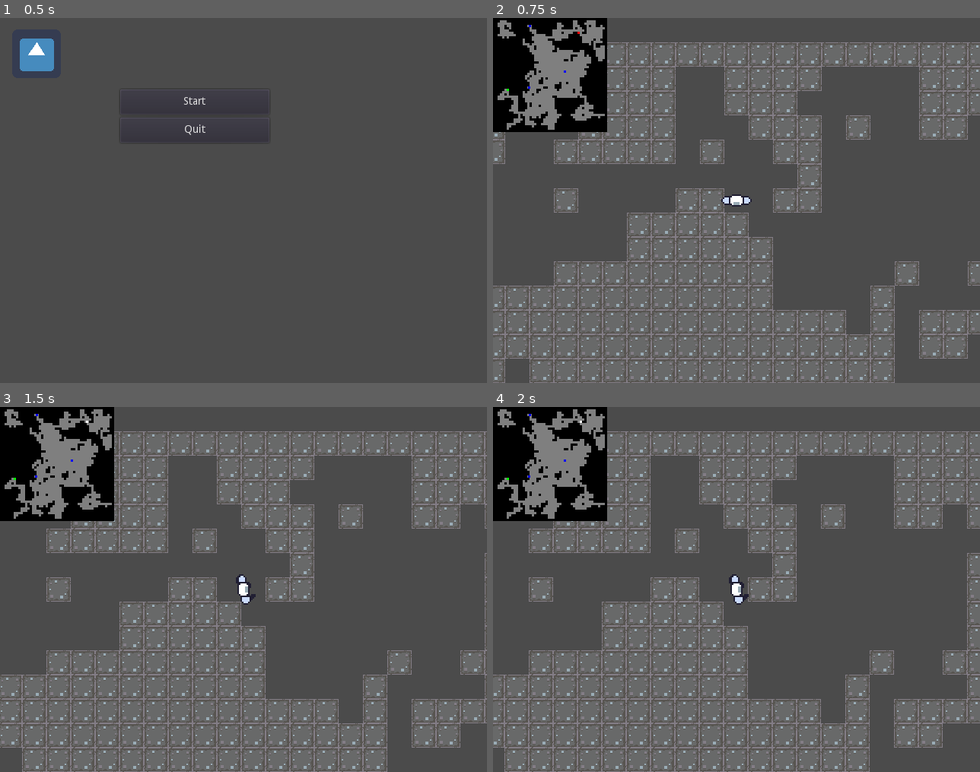
Above: before the commit, frames 1-4 (two rows, left to right).
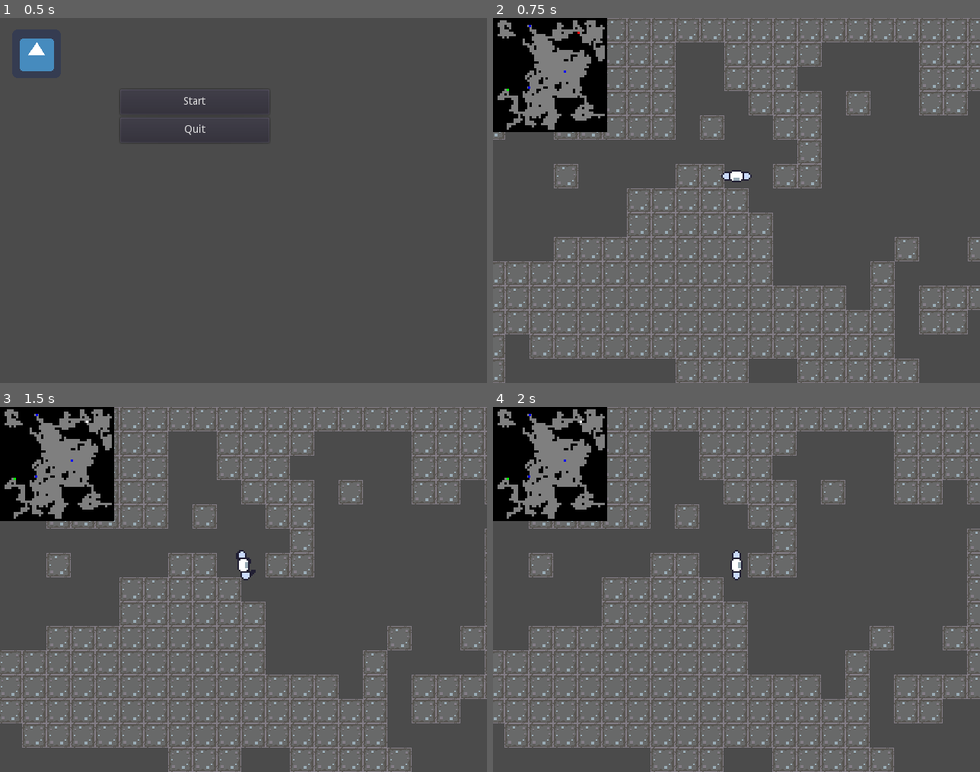
Above: after the commit, the same moments.

Repository: svntax/LD41-C2IG
Game: Godot game, scene res://Scenes/main_menu.tscn
The game is run twice, just before and just after one commit, with the same random seed, the same clock (stepped at 60 frames per second) and the same inputs. The engine's default icon, where the game draws it, is replaced by a stand-in: a white triangle on a blue panel in a dark square.
Inputs:
- Up to frame 1 (0.5 s): no input
- Up to frame 2 (0.75 s): click "Start" at 0.5 s
- Up to frame 3 (1.5 s): tap Enter at 1.25 s; hold D (STEER_RIGHT) from 1.28 s (still down); tap Space (RIDE_VEHICLE) at 1.35 s
- Up to frame 4 (2 s): keep holding D (STEER_RIGHT)

Frame 1 is identical in both runs. In frame 2, 19% of the frame differs, in the area x 0-100%, y 0-100%; in frame 3, 20%; in frame 4, 20%.

Commit message:
Sound effects and WIP level progression

Diff:
--- /dev/null
+++ b/Scenes/finish_level_ui.tscn
@@ -0,0 +1,91 @@
+[gd_scene load_steps=2 format=2]
+
+[ext_resource path="res://Scripts/finish_level_controls.gd" type="Script" id=1]
+
+[node name="FinishLevelUI" type="VBoxContainer"]
+
+pause_mode = 2
+anchor_left = 0.0
+anchor_top = 0.0
+anchor_right = 0.0
+anchor_bottom = 0.0
+margin_right = 40.0
+margin_bottom = 40.0
+rect_pivot_offset = Vector2( 0, 0 )
+rect_clip_content = false
+mouse_filter = 1
+mouse_default_cursor_shape = 0
+size_flags_horizontal = 1
+size_flags_vertical = 3
+alignment = 0
+script = ExtResource( 1 )
+_sections_unfolded = [ "Pause", "Rect", "Size Flags" ]
+
+[node name="ScoresLabel" type="Label" parent="." index="0"]
+
+anchor_left = 0.0
+anchor_top = 0.0
+anchor_right = 0.0
+anchor_bottom = 0.0
+margin_right = 135.0
+margin_bottom = 14.0
+rect_pivot_offset = Vector2( 0, 0 )
+rect_clip_content = false
+mouse_filter = 2
+mouse_default_cursor_shape = 0
+size_flags_horizontal = 1
+size_flags_vertical = 4
+text = "You reached the exit!"
+align = 1
+valign = 1
+percent_visible = 1.0
+lines_skipped = 0
+max_lines_visible = -1
+
+[node name="TimeLabel" type="Label" parent="." index="1"]
+
+anchor_left = 0.0
+anchor_top = 0.0
+anchor_right = 0.0
+anchor_bottom = 0.0
+margin_top = 18.0
+margin_right = 135.0
+margin_bottom = 32.0
+rect_pivot_offset = Vector2( 0, 0 )
+rect_clip_content = false
+mouse_filter = 2
+mouse_default_cursor_shape = 0
+size_flags_horizontal = 1
+size_flags_vertical = 4
+text = "Time taken:"
+align = 1
+percent_visible = 1.0
+lines_skipped = 0
+max_lines_visible = -1
+
+[node name="NextButton" type="Button" parent="." index="2"]
+
+anchor_left = 0.0
+anchor_top = 0.0
+anchor_right = 0.0
+anchor_bottom = 0.0
+margin_top = 36.0
+margin_right = 135.0
+margin_bottom = 56.0
+rect_pivot_offset = Vector2( 0, 0 )
+rect_clip_content = false
+focus_mode = 2
+mouse_filter = 0
+mouse_default_cursor_shape = 0
+size_flags_horizontal = 3
+size_flags_vertical = 3
+toggle_mode = false
+enabled_focus_mode = 2
+shortcut = null
+group = null
+text = "Go to next level"
+flat = false
+align = 1
+_sections_unfolded = [ "Size Flags", "custom_styles" ]
+
+[connection signal="pressed" from="NextButton" to="." method="_on_NextButton_pressed"]
--- a/Scenes/gameplay.tscn
+++ b/Scenes/gameplay.tscn
@@ -1,13 +1,14 @@
-[gd_scene load_steps=7 format=2]
+[gd_scene load_steps=8 format=2]
 
 [ext_resource path="res://Scenes/Terrain.tscn" type="PackedScene" id=1]
 [ext_resource path="res://Scenes/player.tscn" type="PackedScene" id=2]
 [ext_resource path="res://Scenes/pause_menu_ui.tscn" type="PackedScene" id=3]
 [ext_resource path="res://Scripts/minimap_view.gd" type="Script" id=4]
-[ext_resource path="res://Scenes/exit_object.tscn" type="PackedScene" id=5]
-[ext_resource path="res://Scenes/enemy.tscn" type="PackedScene" id=6]
+[ext_resource path="res://Scenes/finish_level_ui.tscn" type="PackedScene" id=5]
+[ext_resource path="res://Scenes/exit_object.tscn" type="PackedScene" id=6]
+[ext_resource path="res://Scenes/enemy.tscn" type="PackedScene" id=7]
 
-[node name="Game" type="Node2D" index="0"]
+[node name="Game" type="Node2D"]
 
 [node name="TerrainGenerator" parent="." index="0" instance=ExtResource( 1 )]
 
@@ -44,11 +45,19 @@
 one_shot = false
 autostart = true
 
-[node name="ExitArea" parent="." index="3" instance=ExtResource( 5 )]
+[node name="FinishLevelUI" parent="CanvasLayer" index="2" instance=ExtResource( 5 )]
+
+visible = false
+margin_left = 253.0
+margin_top = 120.0
+margin_right = 388.0
+margin_bottom = 160.0
+
+[node name="ExitArea" parent="." index="3" instance=ExtResource( 6 )]
 
 position = Vector2( 273.001, 208.001 )
 
-[node name="EnemyRoot" parent="." index="4" instance=ExtResource( 6 )]
+[node name="EnemyRoot" parent="." index="4" instance=ExtResource( 7 )]
 
 position = Vector2( 555.085, 424.121 )
 
--- /dev/null
+++ b/Scenes/globals.tscn
@@ -0,0 +1,7 @@
+[gd_scene load_steps=2 format=2]
+
+[ext_resource path="res://Scripts/globals.gd" type="Script" id=1]
+
+[node name="Globals" type="Node"]
+
+script = ExtResource( 1 )
--- a/Scenes/main_menu.tscn
+++ b/Scenes/main_menu.tscn
@@ -3,7 +3,7 @@
 [ext_resource path="res://Scenes/main_menu_ui.tscn" type="PackedScene" id=1]
 [ext_resource path="res://icon.png" type="Texture" id=2]
 
-[node name="MainMenu" type="Node"]
+[node name="MainMenu" type="Node" index="0"]
 
 [node name="MainMenuUI" parent="." index="0" instance=ExtResource( 1 )]
 
--- a/Scenes/main_menu_ui.tscn
+++ b/Scenes/main_menu_ui.tscn
@@ -4,6 +4,7 @@
 
 [node name="MainMenuUI" type="VBoxContainer"]
 
+pause_mode = 2
 anchor_left = 0.0
 anchor_top = 0.0
 anchor_right = 0.0
@@ -18,7 +19,7 @@
 size_flags_vertical = 3
 alignment = 0
 script = ExtResource( 1 )
-_sections_unfolded = [ "Size Flags" ]
+_sections_unfolded = [ "Pause", "Size Flags" ]
 
 [node name="StartButton" type="Button" parent="." index="0"]
 
--- a/Scenes/pause_menu_ui.tscn
+++ b/Scenes/pause_menu_ui.tscn
@@ -4,6 +4,7 @@
 
 [node name="PauseMenuUI" type="VBoxContainer"]
 
+pause_mode = 2
 anchor_left = 0.0
 anchor_top = 0.0
 anchor_right = 0.0
@@ -18,7 +19,7 @@
 size_flags_vertical = 3
 alignment = 0
 script = ExtResource( 1 )
-_sections_unfolded = [ "Rect", "Size Flags" ]
+_sections_unfolded = [ "Pause", "Rect", "Size Flags" ]
 
 [node name="StartButton" type="Button" parent="." index="0"]
 
--- a/Scenes/player.tscn
+++ b/Scenes/player.tscn
@@ -65,10 +65,10 @@
 rotating = false
 current = true
 zoom = Vector2( 1, 1 )
-limit_left = -10000000
-limit_top = -10000000
-limit_right = 10000000
-limit_bottom = 10000000
+limit_left = -16
+limit_top = -16
+limit_right = 2384
+limit_bottom = 2384
 limit_smoothed = false
 drag_margin_h_enabled = false
 drag_margin_v_enabled = false
@@ -83,6 +83,7 @@
 editor_draw_screen = true
 editor_draw_limits = false
 editor_draw_drag_margin = false
+_sections_unfolded = [ "Limit" ]
 
 [node name="AnimationPlayer" type="AnimationPlayer" parent="PlayerKinematicBody" index="2"]
 
--- /dev/null
+++ b/Scenes/sound_handler.tscn
@@ -0,0 +1,25 @@
+[gd_scene load_steps=4 format=2]
+
+[ext_resource path="res://Scripts/sound_controls.gd" type="Script" id=1]
+[ext_resource path="res://Audio/footsteps.wav" type="AudioStream" id=2]
+[ext_resource path="res://Audio/victory.wav" type="AudioStream" id=3]
+
+[node name="SoundHandler" type="Node"]
+
+script = ExtResource( 1 )
+
+[node name="WalkingSound" type="AudioStreamPlayer" parent="." index="0"]
+
+stream = ExtResource( 2 )
+volume_db = 0.0
+autoplay = false
+mix_target = 0
+bus = "Master"
+
+[node name="VictorySound" type="AudioStreamPlayer" parent="." index="1"]
+
+stream = ExtResource( 3 )
+volume_db = -8.0
+autoplay = false
+mix_target = 0
+bus = "Master"
--- a/Scenes/vehicle.tscn
+++ b/Scenes/vehicle.tscn
@@ -68,10 +68,10 @@
 rotating = false
 current = false
 zoom = Vector2( 1, 1 )
-limit_left = -10000000
-limit_top = -10000000
-limit_right = 10000000
-limit_bottom = 10000000
+limit_left = -16
+limit_top = -16
+limit_right = 2384
+limit_bottom = 2384
 limit_smoothed = false
 drag_margin_h_enabled = false
 drag_margin_v_enabled = false
@@ -86,3 +86,4 @@
 editor_draw_screen = true
 editor_draw_limits = false
 editor_draw_drag_margin = false
+_sections_unfolded = [ "Limit" ]
--- a/Scripts/exit_controls.gd
+++ b/Scripts/exit_controls.gd
@@ -1,7 +1,11 @@
 extends Area2D
 
+var finishedLevel
+var finishLevelUI
+
 func _ready():
-    pass
+    finishedLevel = false
+    finishLevelUI = get_parent().find_node("FinishLevelUI")
 
 func _on_ExitArea_body_entered(body):
     #print("Physics body entered:")
@@ -9,3 +13,12 @@
     var player = get_parent().find_node("PlayerRoot").find_node("PlayerKinematicBody");
     if body==player:
         print("Player entered Exit Zone");
+        if(not finishedLevel):
+            finishedLevel = true
+            if(not SoundHandler.victorySound.playing):
+                SoundHandler.victorySound.play()
+            finishLevelUI.show()
+            finishLevelUI.updateTimeStat()
+            if(SoundHandler.walkingSound.playing):
+                SoundHandler.walkingSound.stop()
+            get_tree().paused = true
--- /dev/null
+++ b/Scripts/finish_level_controls.gd
@@ -0,0 +1,17 @@
+extends VBoxContainer
+
+var timeElapsed
+
+func _ready():
+    timeElapsed = 0
+
+func _process(delta):
+    timeElapsed += delta
+
+func updateTimeStat():
+    find_node("TimeLabel").text = "Time: %.3f seconds" % timeElapsed
+
+func _on_NextButton_pressed():
+    self.hide()
+    get_tree().paused = false
+    get_tree().reload_current_scene()
--- /dev/null
+++ b/Scripts/globals.gd
@@ -0,0 +1,6 @@
+extends Node
+
+#List of global variables here
+
+func _ready():
+    pass
--- a/Scripts/pause_menu_controls.gd
+++ b/Scripts/pause_menu_controls.gd
@@ -7,8 +7,13 @@
     if(Input.is_action_just_pressed("PAUSE")):
         if(self.is_visible_in_tree()):
             self.hide()
+            get_tree().paused = false
         else:
             self.show()
+            if(SoundHandler.walkingSound.playing):
+                SoundHandler.walkingSound.stop()
+            get_tree().paused = true
 
 func _on_StartButton_pressed():
+    get_tree().paused = false
     get_tree().change_scene("res://Scenes/main_menu.tscn")
--- a/Scripts/player_controls.gd
+++ b/Scripts/player_controls.gd
@@ -46,6 +46,8 @@
                 var dist = self.global_position.distance_to(v.global_position)
                 if(dist < MIN_DIST):
                     VEHICLE_MODE = true
+                    if(SoundHandler.walkingSound.playing):
+                        SoundHandler.walkingSound.stop()
                     walkingSprite.hide()
                     kinematicBody.set_collision_layer_bit(0, 0)
                     vehicleBody = v
@@ -96,9 +98,13 @@
             self.rotation_degrees = 0
         if(walkVel.x != 0 or walkVel.y != 0):
             if(not animationPlayer.is_playing()):
-                animationPlayer.play("walkAnim", -1, 1.5)
+                animationPlayer.play("walkAnim", -1, 1.3)
+            if(not SoundHandler.walkingSound.playing):
+                SoundHandler.walkingSound.play()
         else:
             if(animationPlayer.is_playing()):
                 animationPlayer.stop(true)
+            if(SoundHandler.walkingSound.playing):
+                SoundHandler.walkingSound.stop()
 
         kinematicBody.move_and_slide(walkVel)
--- /dev/null
+++ b/Scripts/sound_controls.gd
@@ -0,0 +1,8 @@
+extends Node
+
+var walkingSound
+var victorySound
+
+func _ready():
+    walkingSound = find_node("WalkingSound")
+    victorySound = find_node("VictorySound")
--- a/project.godot
+++ b/project.godot
@@ -13,6 +13,11 @@
 config/name="LudumDare41"
 run/main_scene="res://Scenes/main_menu.tscn"
 config/icon="res://icon.png"
+
+[autoload]
+
+SoundHandler="*res://Scenes/sound_handler.tscn"
+Globals="*res://Scenes/globals.tscn"
 
 [display]
 
Not shown, added: Audio/footsteps.wav.import
Not shown, added: Audio/victory.wav.import
Not shown: 4 places in Scenes/player.tscn that only renumber resources
Not shown, added: Audio/footsteps.wav
Not shown, added: Audio/victory.wav
